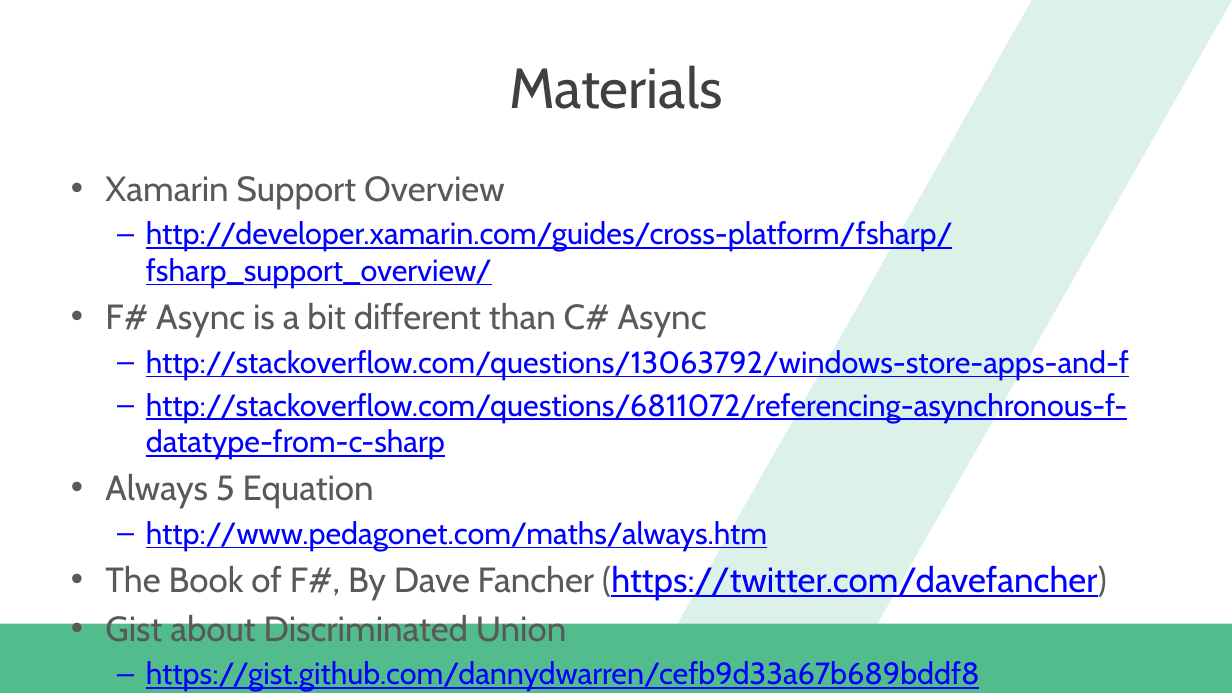
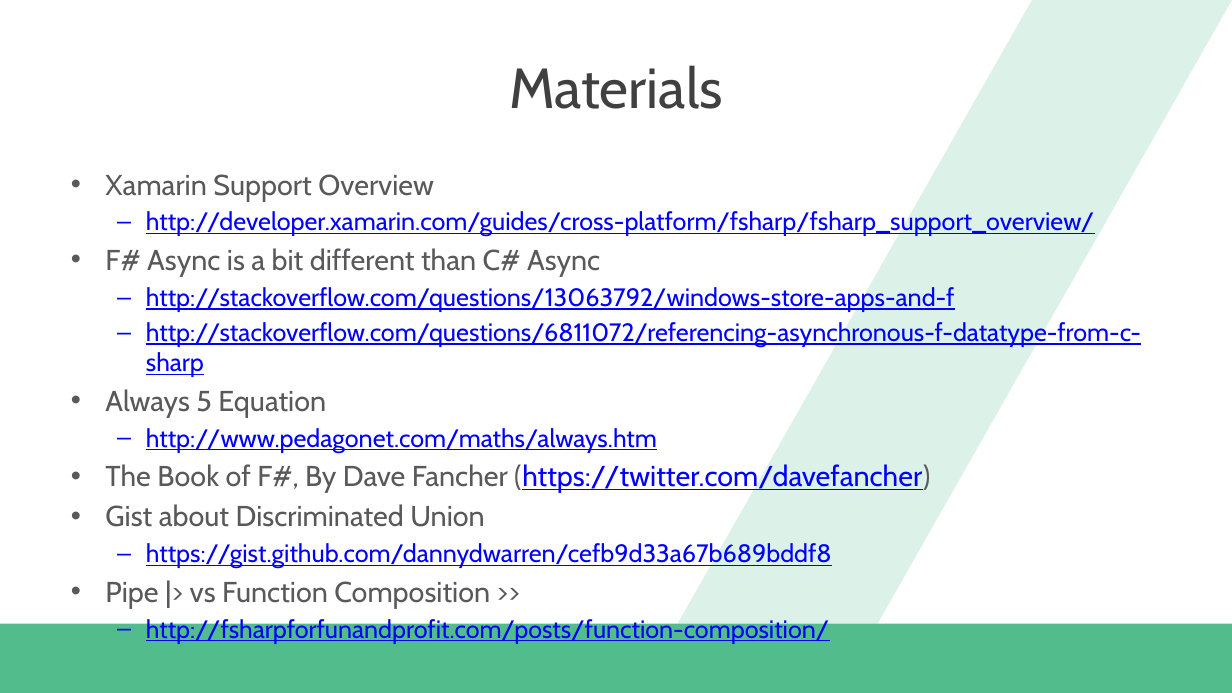
Before and after one commit to dannydwarren/FSharpXamarin, a slide deck: slide 14 of FSharpXamarin_Slides.pptx. Drawn at 1232x693 pixels with LibreOffice and Linux fonts; fonts in the diff are those of the drawing; background and template pictures are left out. Boxes give left, top, right and bottom in pixels: in the first picture for what was removed or moved away, otherwise in the second. Text is boxed around its words. In the diff, an @@ line names an element or a change of style, - is before the commit and + after.

```diff
--- a/FSharpXamarin_Slides.pptx
+++ b/FSharpXamarin_Slides.pptx
@@ text at <box>105,174,1141,569</box>: size 27.2 to 22.4 pt in "Xamarin Support Overview", "F# Async is a bit different than ...", "Always 5 Equation", "The Book of F#, By Dave Fancher ..." and 1 more places; size 23.8 to 19.6 pt in "http://developer.xamarin.com/guides/cross-platform/fsharp/fs ...", "http://stackoverflow.com/questions/13063792/windows-store-ap ...", "http://stackoverflow.com/questions/6811072/referencing-async ...", "http://www.pedagonet.com/maths/always.htm" and 1 more places @@
@@ text at <box>105,581,829,644</box>: paragraphs added @@
+• Pipe |> vs Function Composition >>
+  – http://fsharpforfunandprofit.com/posts/function-composition/
```
Also in this commit, not shown: 1 other slide changed, 9 other files.
